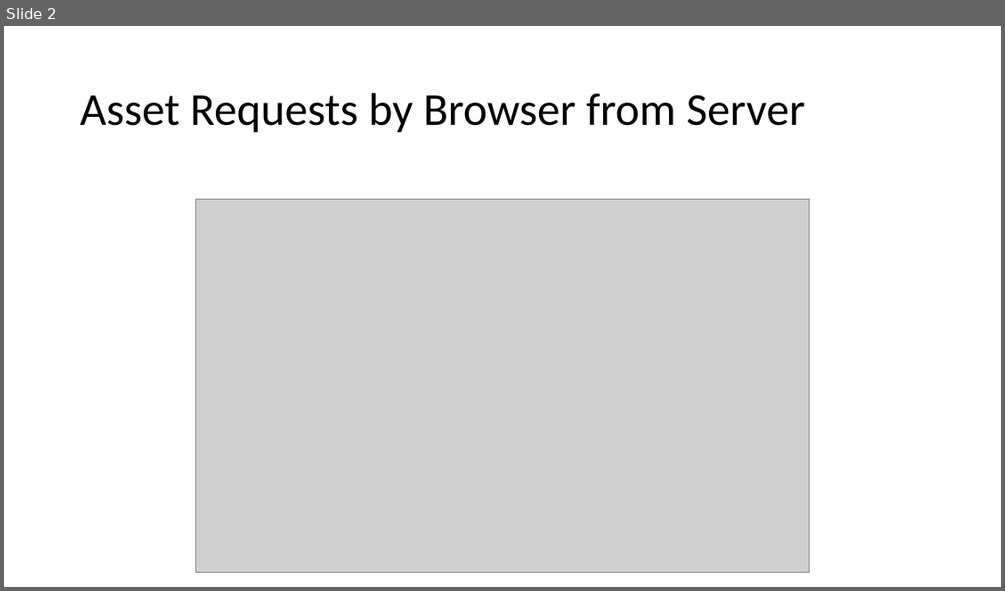
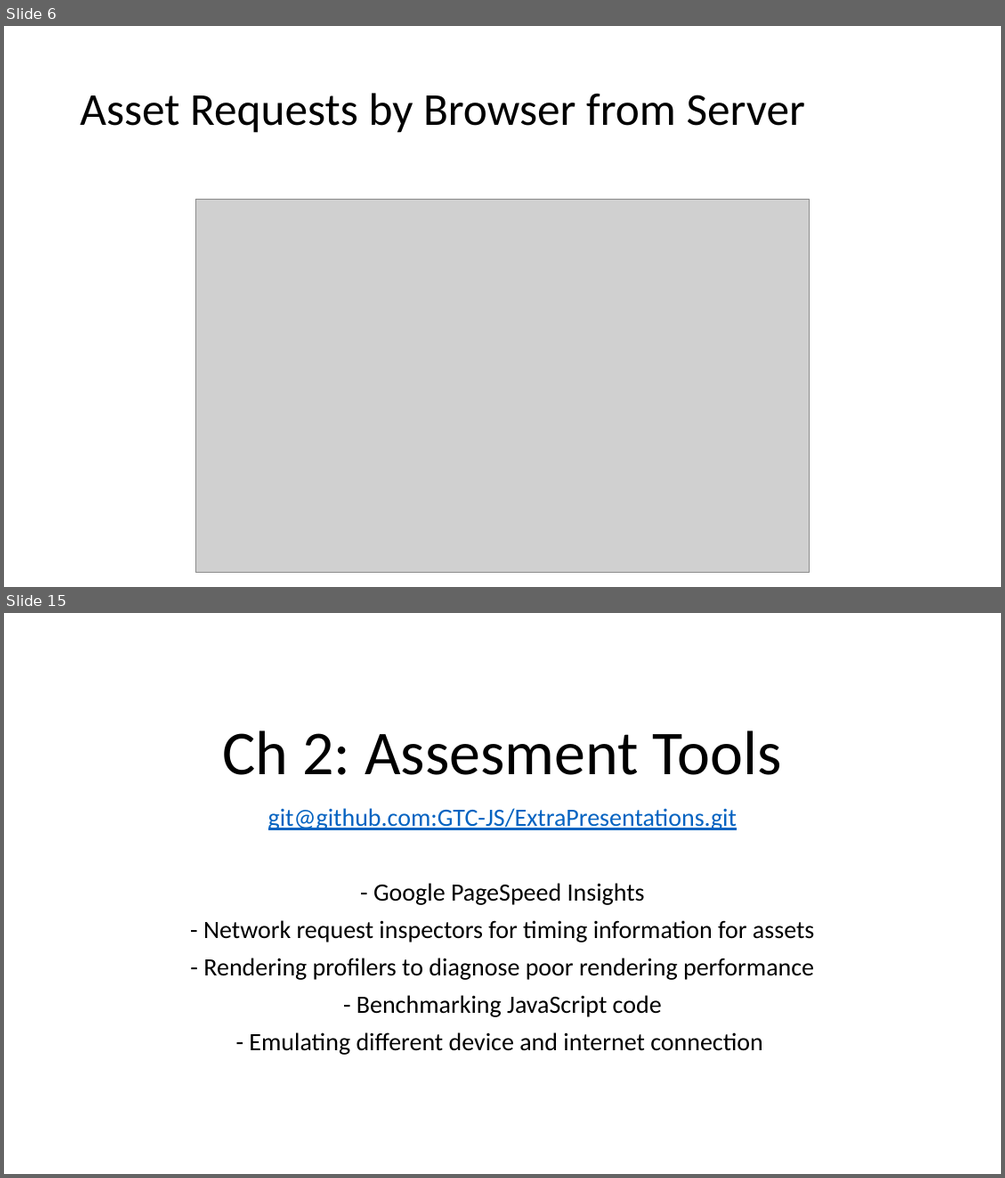
Before and after one commit to GTC-JS/ExtraPresentations, a slide deck: Web Optimization.pptx. Shown one above the other, each under a label of ours: slide 2 before the commit, slides 6 and 15 after it; the slides between them are not shown. The pictures are 1005x591 and 1005x1178 pixels, drawn with LibreOffice and Linux fonts; fonts in the diff are those of the drawing; grey boxes stand for pictures. Boxes give left, top, right and bottom in pixels: in the first picture for what was removed or moved away, otherwise in the second. Text is boxed around its words. In the diff, an @@ line names an element or a change of style, - is before the commit and + after.

```diff
--- a/Web Optimization.pptx
+++ b/Web Optimization.pptx
@@ slide 15 added at <box>4,613,1001,1174</box>, background #FFFFFF @@
@@ title added at <box>223,730,782,775</box>, 60 pt, text #000000 @@
+Ch 2: Assesment Tools
@@ subtitle added at <box>203,808,814,1054</box>, 24 pt, text #000000 @@
+git@github.com:GTC-JS/ExtraPresentations.git
+- Google PageSpeed Insights
+- Network request inspectors for timing information for assets
+- Rendering profilers to diagnose poor rendering performance
+- Benchmarking JavaScript code
+- Emulating different device and internet connection
@@ what was slide 2 is now slide 6 @@
```
Also in this commit, not shown: 17 other slides added.
